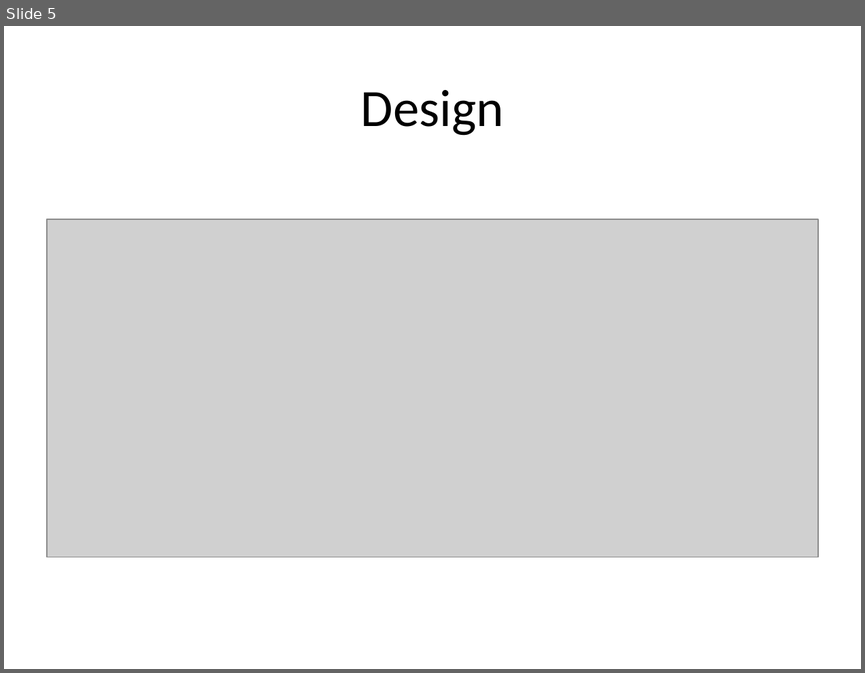
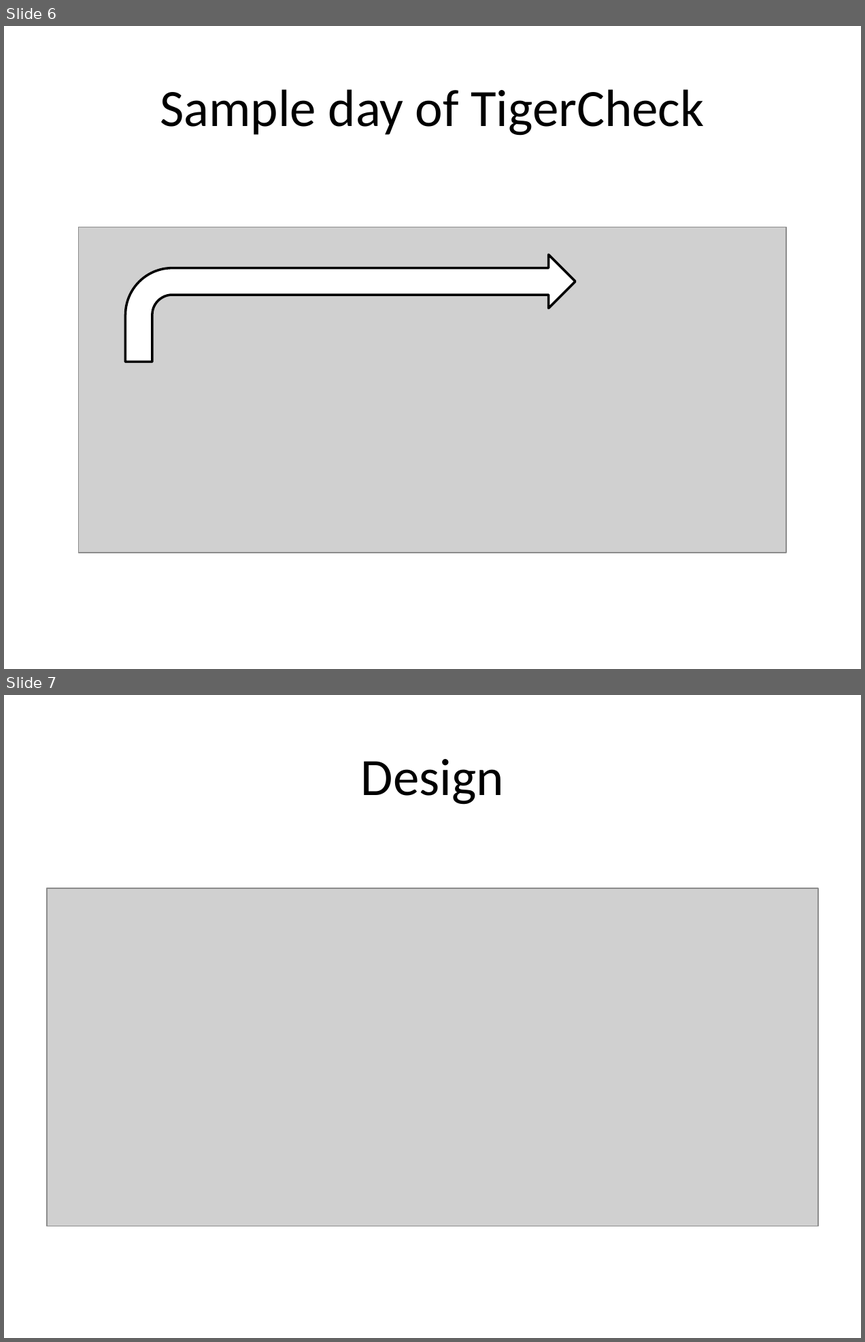
Before and after one commit to TigerCheck/TigerCheck, a slide deck: tigercheck Architectural Spike presentation.pptx. Shown one above the other, each under a label of ours: slide 5 before the commit, slides 6 and 7 after it. The pictures are 865x673 and 865x1342 pixels, drawn with LibreOffice and Linux fonts; fonts in the diff are those of the drawing; grey boxes stand for pictures. Boxes give left, top, right and bottom in pixels: in the first picture for what was removed or moved away, otherwise in the second. Text is boxed around its words. In the diff, an @@ line names an element or a change of style, - is before the commit and + after.

```diff
--- a/tigercheck Architectural Spike presentation.pptx
+++ b/tigercheck Architectural Spike presentation.pptx
@@ slide 6 added at box(4, 26, 861, 669), background #FFFFFF @@
@@ title added at box(160, 89, 704, 135), 44 pt, text #000000 @@
+Sample day of TigerCheck
@@ picture added at box(79, 227, 786, 553) @@
@@ bent arrow added at box(126, 254, 575, 362), fill #FFFFFF, outline #000000 2 pt @@
@@ what was slide 5 is now slide 7 @@
```
Also in this commit, not shown: 3 slides changed, 3 other slides added, 4 slides removed.
